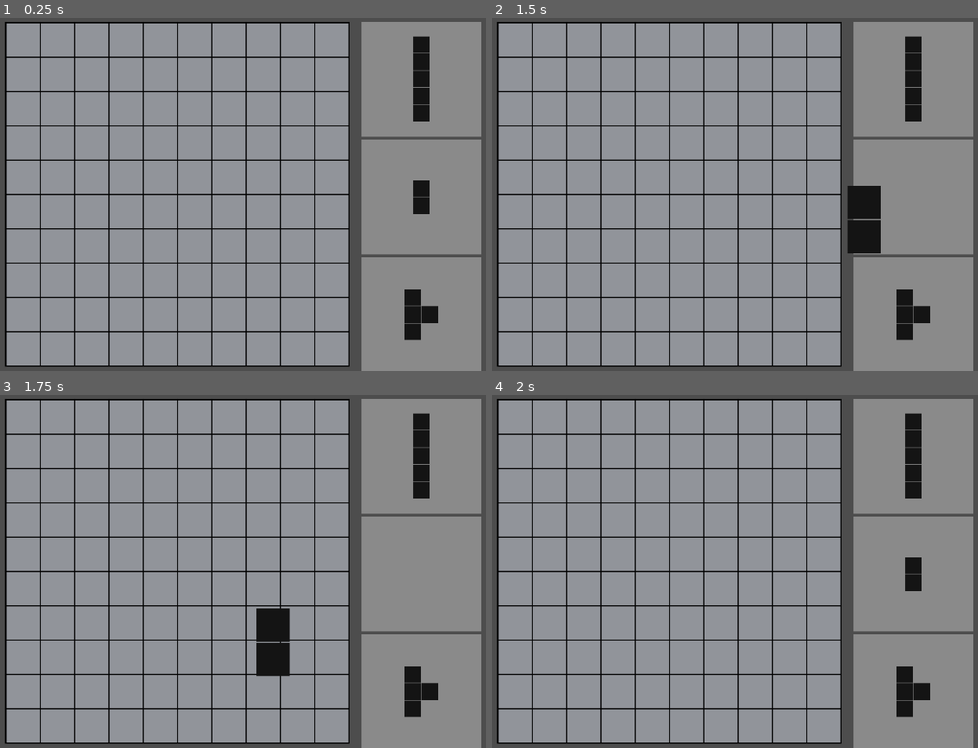
Above: before the commit, frames 1-4 (two rows, left to right).
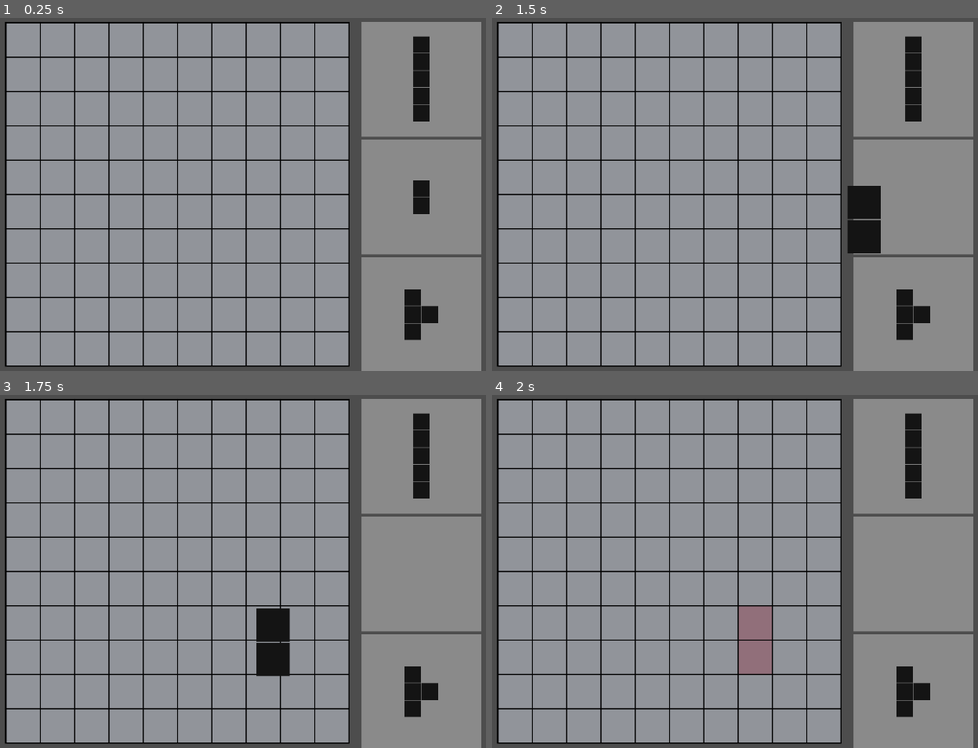
Above: after the commit, the same moments.

Repository: abhinav1229/Block-Champ
Game: Godot game, scene res://Scenes/main.tscn
Two runs of this game, one before a commit and one after it. Both use one fixed random seed, a clock stepped at 60 frames per second and the inputs below.
Inputs (mouse positions are in pixels of both pictures, inside the frame that each line leads up to):
- Up to frame 1 (0.25 s): no input
- Up to frame 2 (1.5 s): tap Enter at 0.5 s; drag from (914, 78) to (861, 116) at 0.52 s; drag from (914, 198) to (764, 265) at 1.27 s
- Up to frame 3 (1.75 s): no input
- Up to frame 4 (2 s): no input

Frames 1-3 are identical in both runs. In frame 4, 1.6% of the frame differs, in the area x 50-89%, y 46-79%.

Commit message:
user can put the pieces in main game grid

Diff:
--- a/Scenes/empty_default_grid.tscn
+++ b/Scenes/empty_default_grid.tscn
@@ -1,5 +1,5 @@
 [gd_scene format=3 uid="uid://dxfnemrgmbqhs"]
 
-[node name="TextureRect" type="TextureRect"]
+[node name="TextureRect" type="TextureRect" groups=["empty"]]
 modulate = Color(0.564706, 0.564706, 0.564706, 1)
 custom_minimum_size = Vector2(61, 61)
--- a/Scenes/main.gd
+++ b/Scenes/main.gd
@@ -4,15 +4,15 @@
 var shapes_list:Array = [
 	[[1]],
 	[[1, 1]],
-	[[1], [1]],
+	[[1],[1]],
 	[[1,1,1]],
 	[[1],[1],[1]],
 	[[1,1,1,1]],
 	[[1],[1],[1],[1]],
 	[[1,1,1,1,1]],
 	[[1],[1],[1],[1],[1]],
-	[[1],[1, 1]],
-	[[1,1],[1]],
+	[[1,0],[1, 1]],
+	[[1,1],[1,0]],
 	[[1,1],[0,1]],
 	[[0,1],[1,1]],
 	[[1,0,0],[1,0,0],[1,1,1]],
--- a/panel_container.gd
+++ b/panel_container.gd
@@ -58,25 +58,19 @@
 				req_row = self.get_child(0).get_child_count()
 				req_col = 0
 
+
 				for i in req_row:
 					for j in self.get_child(0).get_child(i).get_child_count():
 						req_col = max(req_col, j+1)
 
-				mid_row = (req_row / 2) - (1 if req_row % 2 == 0 else 0)
-				mid_col = (req_col / 2) - (1 if req_col % 2 == 0 else 0)
+				print("req_row: ", req_row, " | req_col: ", req_col)
+
+				mid_row = (req_row / 2)
+				mid_col = (req_col / 2)
 
 				print("RC: ", mid_row, " ", mid_col)
 
 				is_possible = false
-
-#				var row_frog = 0
-#				var col_frog = 0
-#
-#				if req_row % 2 != 0:
-#					row_frog = 1
-#
-#				if req_col % 2 != 0:
-#					col_frog = 1
 
 				# to check the possibility
 				var direction_count = 0
@@ -87,7 +81,7 @@
 					direction_count += 1
 
 				#down
-				if at_row + (req_row - mid_row ) < max_row:
+				if at_row + (req_row - mid_row - 1) < max_row:
 					print("down")
 					direction_count += 1
 
@@ -97,8 +91,7 @@
 					direction_count += 1
 
 				#right
-				print("rt::: ", at_col, " ", req_col, " ", mid_col, " ", at_col + (req_col - mid_col))
-				if at_col + (req_col - mid_col ) < max_col:
+				if at_col + (req_col - mid_col - 1) < max_col:
 					print("right")
 					direction_count += 1
 
@@ -122,14 +115,16 @@
 			old_position = Vector2(0, 0)
 
 			# fill the object in that space
-#			if is_possible:
-#				var start_row = at_row - mid_row - (1 if req_row % 2 != 1 else 0)
-#				var start_col = at_col - mid_col - (1 if req_col % 2 != 1 else 0)
-#
-#				for i in req_row:
-#					for j in req_col:
-#						print("-> ", (start_row+i), " | ", (start_col+j))
-#						var default_grid = preload("res://Scenes/default_grid.tscn").instantiate()
-#						default_grid.modulate = Color.PINK
-#						grid_2d[start_row+i][start_col+j].add_child(default_grid)
-#						print(grid_2d[start_row+i][start_col+j])
+			if is_possible:
+				var start_row = at_row - mid_row
+				var start_col = at_col - mid_col
+
+				for i in req_row:
+					for j in req_col:
+						if !self.get_child(0).get_child(i).get_child(j).is_in_group("empty"):
+							var default_grid = preload("res://Scenes/default_grid.tscn").instantiate()
+							default_grid.modulate = Color.PINK
+							grid_2d[start_row+i][start_col+j].add_child(default_grid)
+							print(grid_2d[start_row+i][start_col+j])
+
+				self.queue_free()
